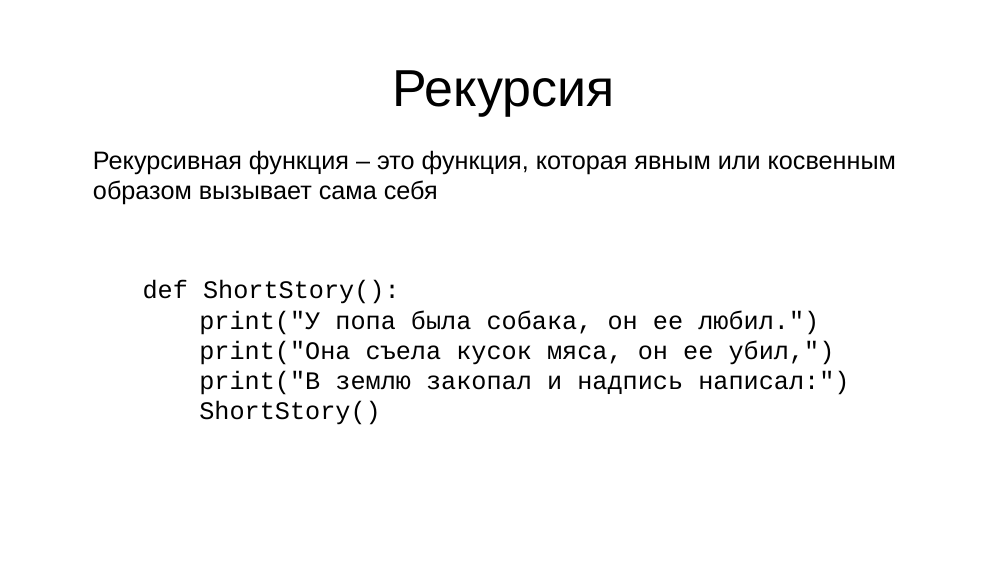
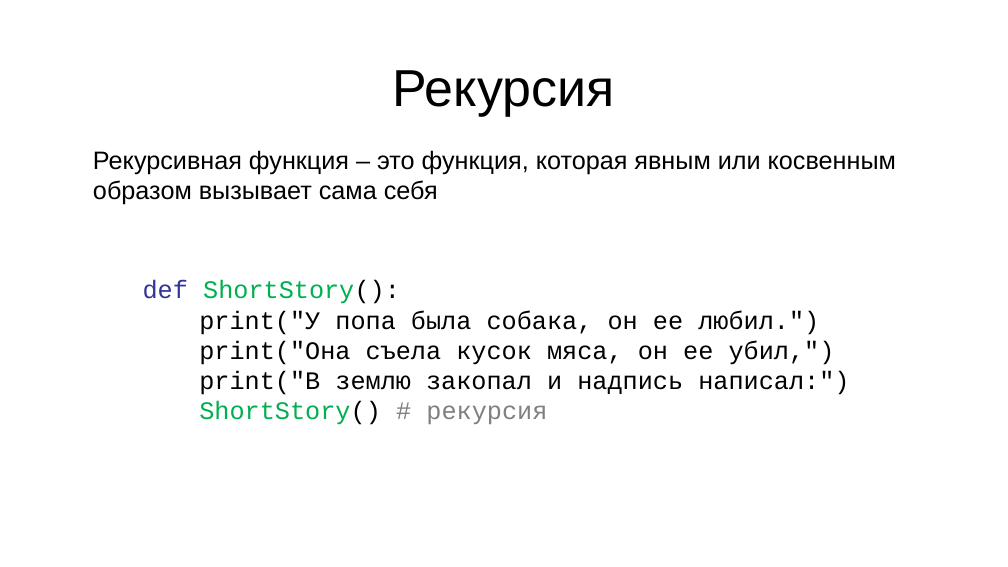
Before and after one commit to maxchv/LearnPython, a slide deck: slide 23 of week04/08.Functions.pptx (slide 27 before the commit). Drawn at 1008x567 pixels with LibreOffice and Linux fonts; fonts in the diff are those of the drawing. Boxes give left, top, right and bottom in pixels: in the first picture for what was removed or moved away, otherwise in the second. Text is boxed around its words. In the diff, an @@ line names an element or a change of style, - is before the commit and + after.

```diff
--- a/week04/08.Functions.pptx
+++ b/week04/08.Functions.pptx
@@ text at (143, 280, 400, 304): text colour #000000 to #333399 in "def"; text colour #000000 to #00B050 in "ShortStory():" @@
@@ text at (199, 401, 547, 425): text changed; text colour #000000 to #00B050 @@
-ShortStory()
+ShortStory() # рекурсия
```
Also in this commit, not shown: 4 other slides changed, 3 slides added, 2 slides removed.
